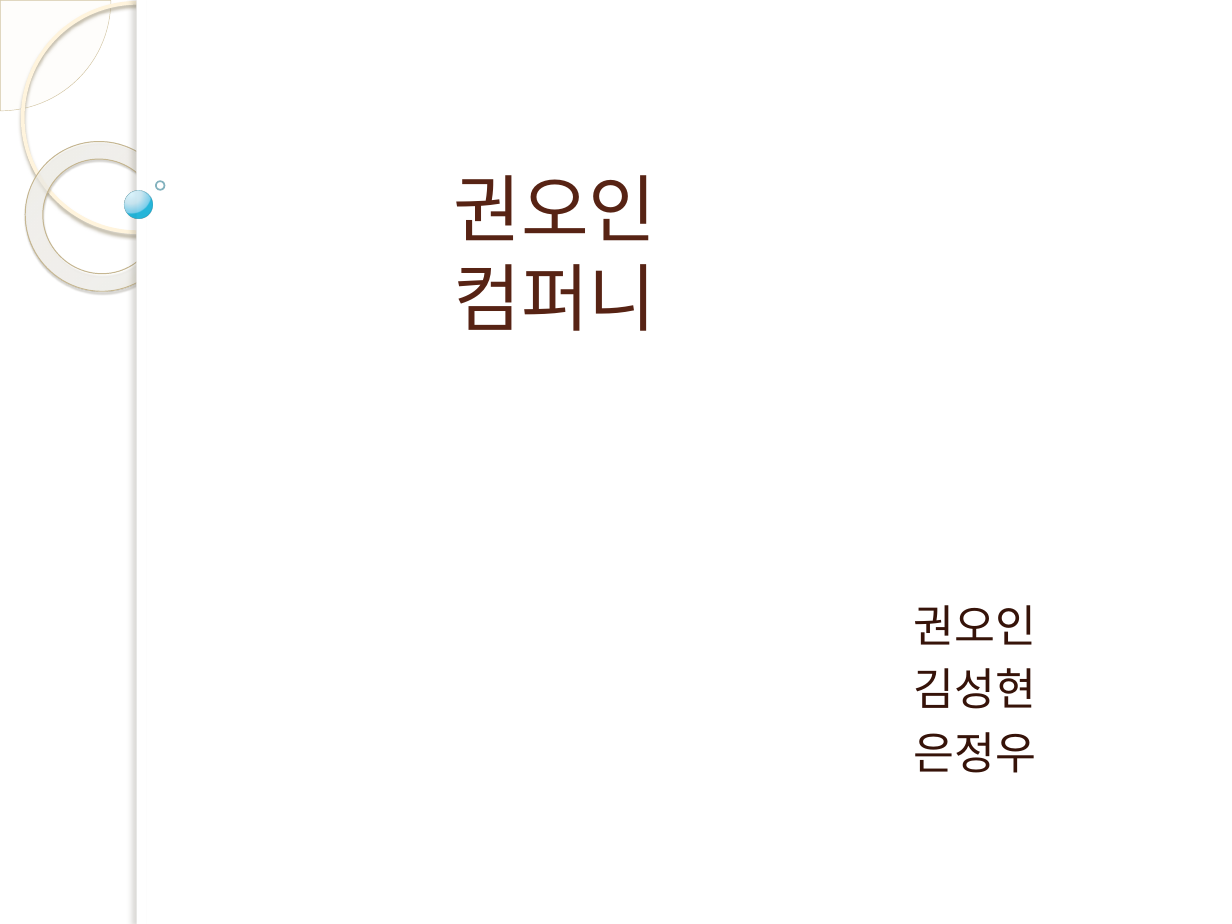
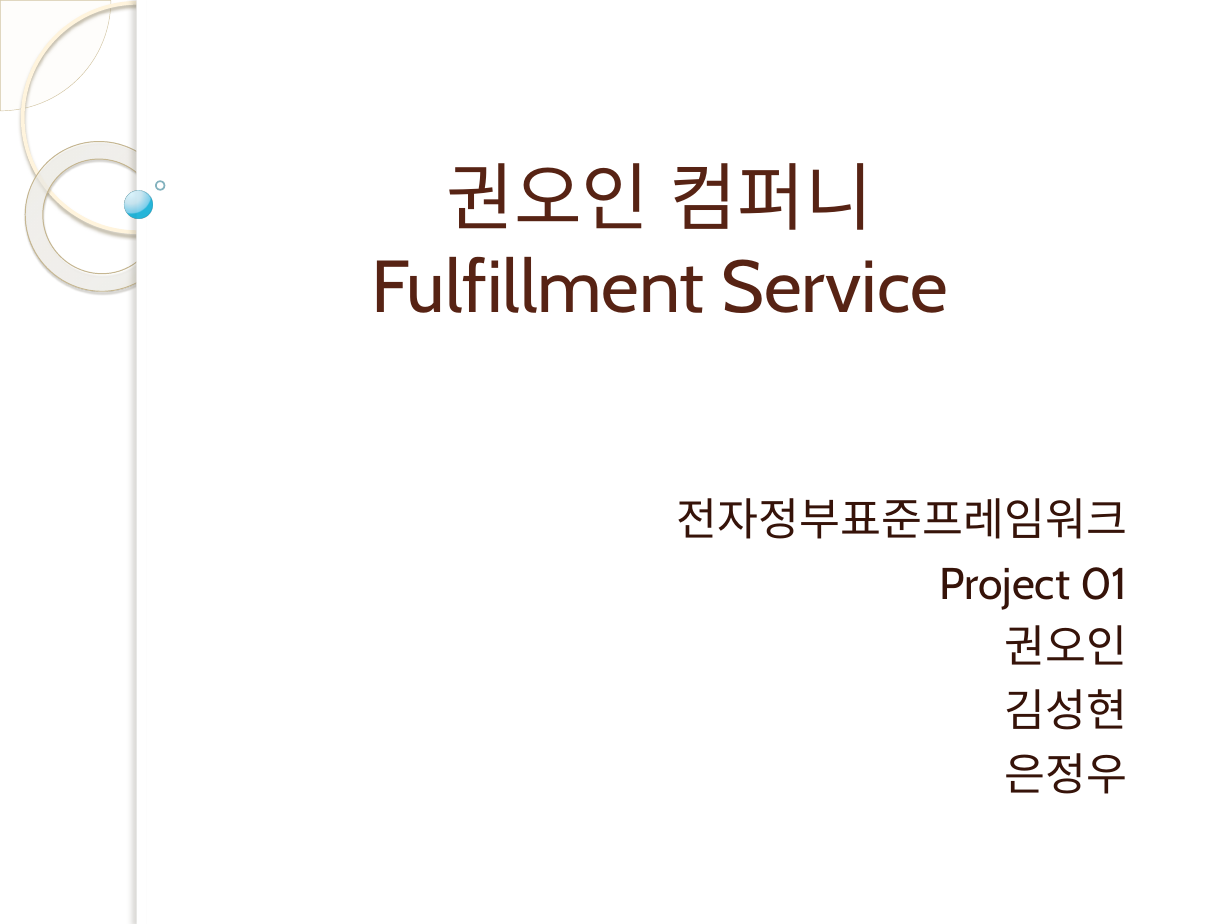
Before and after one commit to lx9203/fulfillmentBlue, a slide deck: slide 1 of 프레젠테이션1.pptx. Drawn at 1232x924 pixels with LibreOffice and Linux fonts; fonts in the diff are those of the drawing; background and template pictures are left out. Boxes give left, top, right and bottom in pixels: in the first picture for what was removed or moved away, otherwise in the second. Text is boxed around its words. In the diff, an @@ line names an element or a change of style, - is before the commit and + after.

```diff
--- a/프레젠테이션1.pptx
+++ b/프레젠테이션1.pptx
@@ title "권오인 컴퍼니 Fulfillment Service" at (x1=371, y1=163, x2=947, y2=313): vertical alignment bottom to middle @@
@@ title at (x1=371, y1=163, x2=947, y2=313): text changed @@
-권오인 컴퍼니
+권오인 컴퍼니
+Fulfillment Service
@@ subtitle "전자정부표준프레임워크" moved from (x1=913, y1=605, x2=1036, y2=773) to (x1=677, y1=498, x2=1128, y2=794) @@
@@ subtitle at (x1=677, y1=498, x2=1128, y2=609): paragraphs added @@
+전자정부표준프레임워크
+Project 01
@@ subtitle at (x1=1005, y1=625, x2=1128, y2=794): alignment left to right @@
```
Also in this commit, not shown: 7 other slides changed.
